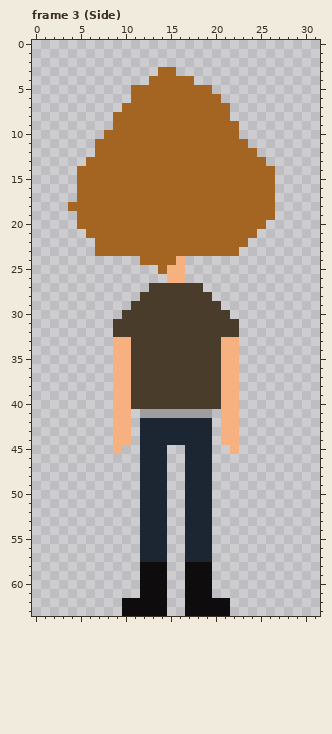
Two versions of one pixel-art file, Assets/Aseprite Files/Player.ase. Above is the file before it was changed.
32x64 pixels, 3 frames. Shown: frame 3 (Side).
The result:
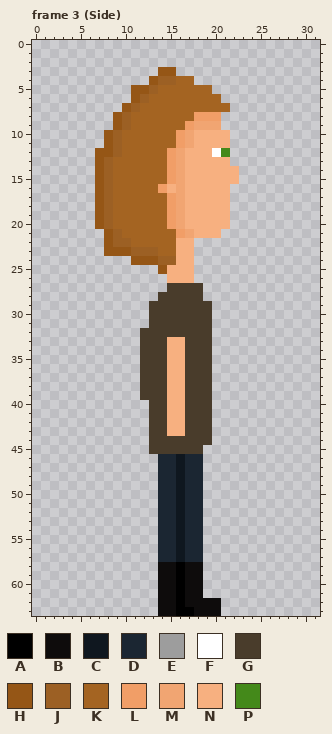
Palette (. is transparent): A #000000  B #0e0c0c  C #0f171f  D #1b2632  E #9d9d9d  F #ffffff  G #493c2b  H #955616  J #9c6024  K #a46422  L #f19e67  M #f1a572  N #f7b080  P #44891a
Difference:
Changed rows in their new state; - is an unchanged pixel.
Frame 3 (Side):
first column x 4:
 3 ----------HH-----------
 4 ---------HJJ-----------
 5 -------HHJ-------------
 6 -------HJ--------------
 7 ------HJ---------------
 8 -----HJ-------LLL.-----
 9 -----HJ------LMMM..----
10 ----HJ------LMNNNN.----
11 ---.HJ------LMNNNN..---
12 ---HHJ-----LMNNNFP...--
13 --.HJ------LMNNNNN....-
14 -..HJ------LMNNNNNN....
15 -..HJ------LMNNNNNN....
16 -..HJ-----LNMNNNNN.....
17 -..HJ------LMNNNNN.....
18 ...HJ------LMNNNNN.....
19 -..HJ------LMNNNNN.....
20 -..HJ------LMNNNNN....-
21 --..HJ------LMNNN....--
22 ---.HJJ-----NN......---
23 ---.HHHJJJ--NN.....----
24 -------HHHJJ-N---------
25 ----------H--N---------
26 -------------N---------
27 ---------..------------
28 --------..-----.-------
29 -------..-------.------
30 ------...-------..-----
31 -----....-------...----
32 -----...--------...----
33 -----...---NN---...----
34 -----...---NN---...----
35 -----...---NN---...----
36 -----...---NN---...----
37 -----...---NN---...----
38 -----...---NN---...----
39 -----...---NN---...----
40 -----....--NN---...----
41 -----..-.GGNNGGG-..----
42 -----..-.GGNNGGG-..----
43 -----..-.GGNNGGG-..----
44 -----..-.GGGGGGG-..----
45 -----.--.GGGGGG.--.----
46 --------..-DC--.-------
47 --------..-DC--.-------
48 --------..-DC--.-------
49 --------..-DC--.-------
50 --------..-DC--.-------
51 --------..-DC--.-------
52 --------..-DC--.-------
53 --------..-DC--.-------
54 --------..-DC--.-------
55 --------..-DC--.-------
56 --------..-DC--.-------
57 --------..-DC--.-------
58 --------..-BA--.-------
59 --------..-BA--.-------
60 --------..-BA--.-------
61 --------..-BA--.-------
62 ------....-BA----.-----
63 ------....-BAA---.-----
